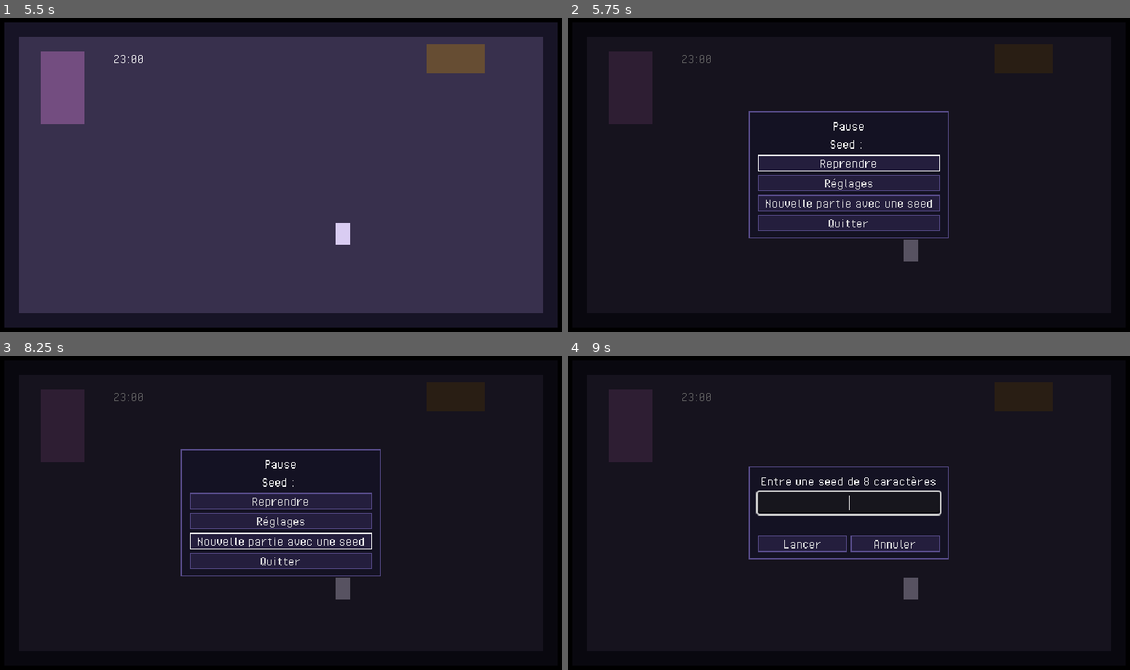
Above: before the commit, frames 1-4 (two rows, left to right).
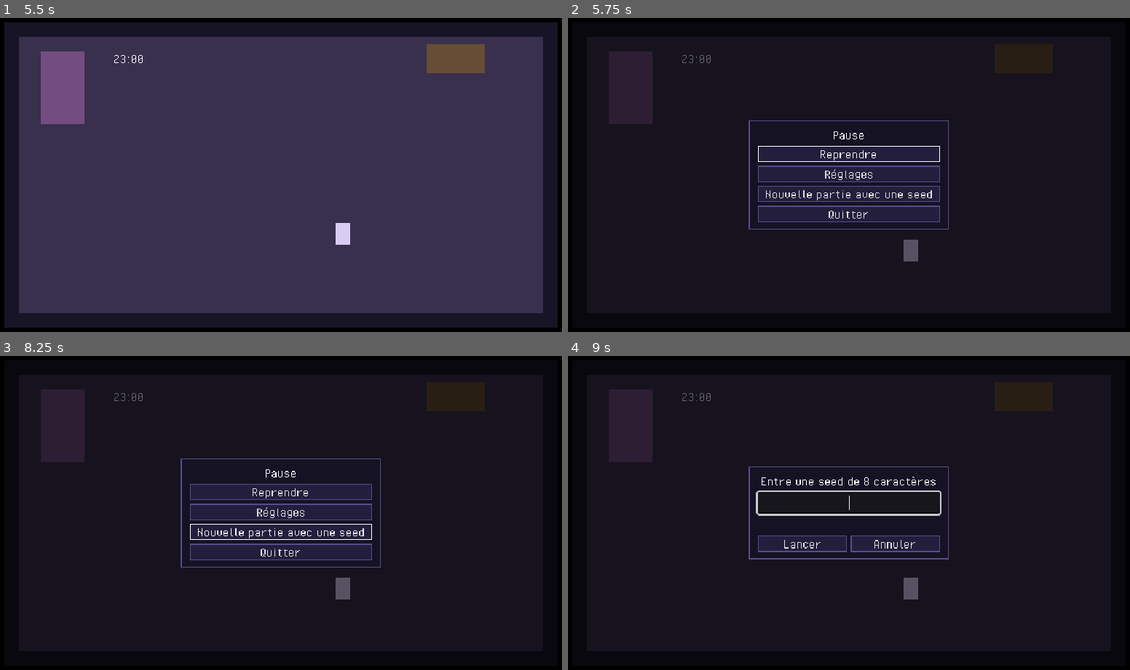
Above: after the commit, the same moments.

Repository: Kroustille/hypnagogia
Game: Godot game, scene res://main/main.tscn
The game is run twice, just before and just after one commit, with the same random seed, the same clock (stepped at 60 frames per second) and the same inputs.
Inputs (mouse positions are in pixels of both pictures, inside the frame that each line leads up to):
- Up to frame 1 (5.5 s): tap Enter at 0.5 s; move the mouse to (410, 159) at 0.52 s; hold D (move_right) 0.53-1.25 s; tap Space (dash) at 0.6 s; click (410, 159) at 0.67 s; drag from (162, 190) to (61, 87) at 1.27 s; tap R (restart) at 2, 3.5, 5 s; move the mouse to (337, 102) at 2.02 s; hold D (move_right) 2.03-2.75 s; right-click (337, 102) at 2.1 s; drag from (252, 240) to (455, 65) at 2.77 s; move the mouse to (455, 225) at 3.52 s; press the mouse at (455, 225) at 3.53 s; hold A (move_left) 3.53-4.25 s; tap Tab (map) at 4.15 s; release the mouse at (455, 225) at 4.25 s; drag from (106, 124) to (455, 65) at 4.27 s; move the mouse to (309, 175) at 5.02 s; hold S (move_down) from 5.03 s (still down); tap Q (use_consumable) at 5.1 s; click (309, 175) at 5.17 s
- Up to frame 2 (5.75 s): keep holding S (move_down); tap Escape (pause) at 5.65 s
- Up to frame 3 (8.25 s): release S (move_down) at 5.75 s; click "Nouvelle partie avec une seed" at 5.75 s; click (281, 503) at 6.52 s; type "12" at 6.6 s; click "Lancer" at 7.25 s; click "Annuler" at 8 s
- Up to frame 4 (9 s): click "Nouvelle partie avec une seed" at 8.75 s

Frame 1 is identical in both runs. In frame 2, 6.0% of the frame differs, in the area x 32-68%, y 29-71%; in frame 3, 6.0%; in frame 4, nothing differs.

Commit message:
fix(bedroom): apply story 6.5 code review patches
Co-Authored-By: Claude Sonnet 5.5 <noreply@anthropic.com>

Diff:
--- a/game/main/main.gd
+++ b/game/main/main.gd
@@ -214,6 +214,7 @@
 	_run_over = false
 	_hud.visible = false
 	_clear_active_scene() # also unbinds the map
+	Audio.set_music_muffle(Audio.OPEN_CUTOFF_HZ) # the muffle of a run ended in low lucidity does not follow into the bedroom
 	_freeze(false)
 	var bedroom: Bedroom = BEDROOM_SCENE.instantiate() as Bedroom
 	bedroom.sleep_requested.connect(_on_bedroom_sleep_requested)
--- a/game/tests/integration/bedroom/test_bedroom_flow.gd
+++ b/game/tests/integration/bedroom/test_bedroom_flow.gd
@@ -17,6 +17,8 @@
 
 
 func after_each() -> void:
+	GameClock.paused = false
+	Input.action_release(&"pause")
 	Main.start_in_bedroom = false # the default of the suite (tests/support/pre_run.gd)
 	RoomLoader.collect_orphans(true)
 	remove_child(_main)
--- a/game/tests/integration/bedroom/test_bedroom_seed.gd
+++ b/game/tests/integration/bedroom/test_bedroom_seed.gd
@@ -15,6 +15,8 @@
 
 
 func after_each() -> void:
+	GameClock.paused = false
+	Input.action_release(&"pause")
 	Input.action_release(&"move_right")
 	Main.start_in_bedroom = false # the default of the suite (tests/support/pre_run.gd)
 	RoomLoader.collect_orphans(true)
--- a/game/tests/integration/run/test_run_requested.gd
+++ b/game/tests/integration/run/test_run_requested.gd
@@ -8,6 +8,7 @@
 
 
 func before_each() -> void:
+	Main.start_in_bedroom = false
 	_main = MAIN_SCENE.instantiate()
 	add_child(_main)
 	await get_tree().process_frame
--- a/game/tests/integration/run/test_seed_flow.gd
+++ b/game/tests/integration/run/test_seed_flow.gd
@@ -9,6 +9,7 @@
 
 
 func before_each() -> void:
+	Main.start_in_bedroom = false
 	_main = MAIN_SCENE.instantiate() as Main
 	add_child(_main)
 	await get_tree().process_frame
--- a/game/tests/integration/run/test_wake_to_bedroom.gd
+++ b/game/tests/integration/run/test_wake_to_bedroom.gd
@@ -16,6 +16,8 @@
 
 
 func after_each() -> void:
+	GameClock.paused = false
+	Input.action_release(&"pause")
 	RoomLoader.collect_orphans(true)
 	remove_child(_main)
 	_main.queue_free()
@@ -60,6 +62,7 @@
 	await _end_run(Run.Outcome.VICTORY)
 	(_wake().get_node("%BedroomButton") as Button).pressed.emit()
 	await wait_physics_frames(2)
+	assert_eq(Audio.music_cutoff_hz(), Audio.OPEN_CUTOFF_HZ)
 	assert_true(_has(Bedroom))
 	assert_false(_has(Run))
 	assert_false(GameClock.paused)
--- a/game/tests/integration/ui/test_map_hold.gd
+++ b/game/tests/integration/ui/test_map_hold.gd
@@ -9,6 +9,7 @@
 
 
 func before_each() -> void:
+	Main.start_in_bedroom = false
 	Main.default_mode = RunOptions.Mode.FLOOR
 	_main = MAIN_SCENE.instantiate() as Main
 	add_child(_main)
--- a/game/ui/menus/pause_menu.gd
+++ b/game/ui/menus/pause_menu.gd
@@ -37,6 +37,7 @@
 ## settings menu, or on the seed button when the seed window closes).
 func open(seed_code: String, focus: Focus = Focus.RESUME) -> void:
 	_seed_label.text = tr(&"UI_PAUSE_SEED") % seed_code
+	_seed_label.visible = not seed_code.is_empty() # no run behind it (the bedroom)
 	show()
 	match focus:
 		Focus.SETTINGS:
--- a/game/ui/menus/wake_screen.gd
+++ b/game/ui/menus/wake_screen.gd
@@ -62,6 +62,8 @@
 	_armed = false
 	_restart_button.disabled = true
 	_new_seed_button.disabled = true
+	_new_seed_button.focus_mode = Control.FOCUS_NONE # disabled buttons must not take the focus during the guard
+	_bedroom_button.focus_mode = Control.FOCUS_NONE
 	_bedroom_button.disabled = true
 	_answered = false
 	_question.text = tr(&"UI_WAKE_QUESTION")
@@ -81,6 +83,8 @@
 		_restart_button.disabled = false
 		_new_seed_button.disabled = false
 		_bedroom_button.disabled = false
+		_new_seed_button.focus_mode = Control.FOCUS_ALL
+		_bedroom_button.focus_mode = Control.FOCUS_ALL
 		_set_answers_enabled(true)
 
 
